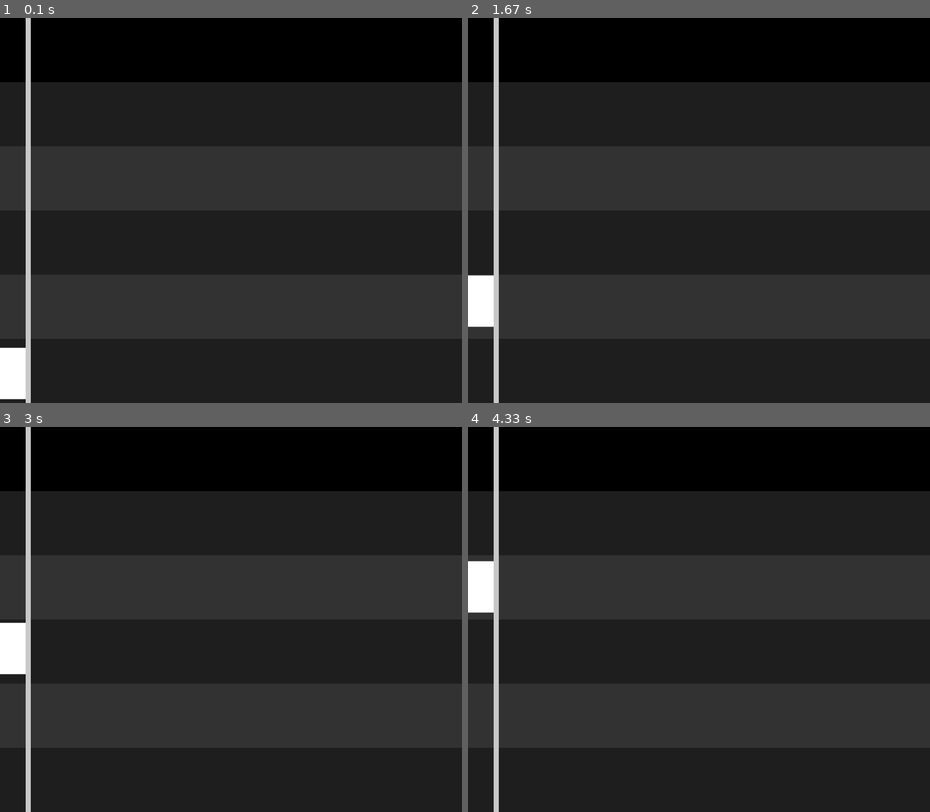
Above: before the commit, frames 1-4 (two rows, left to right).
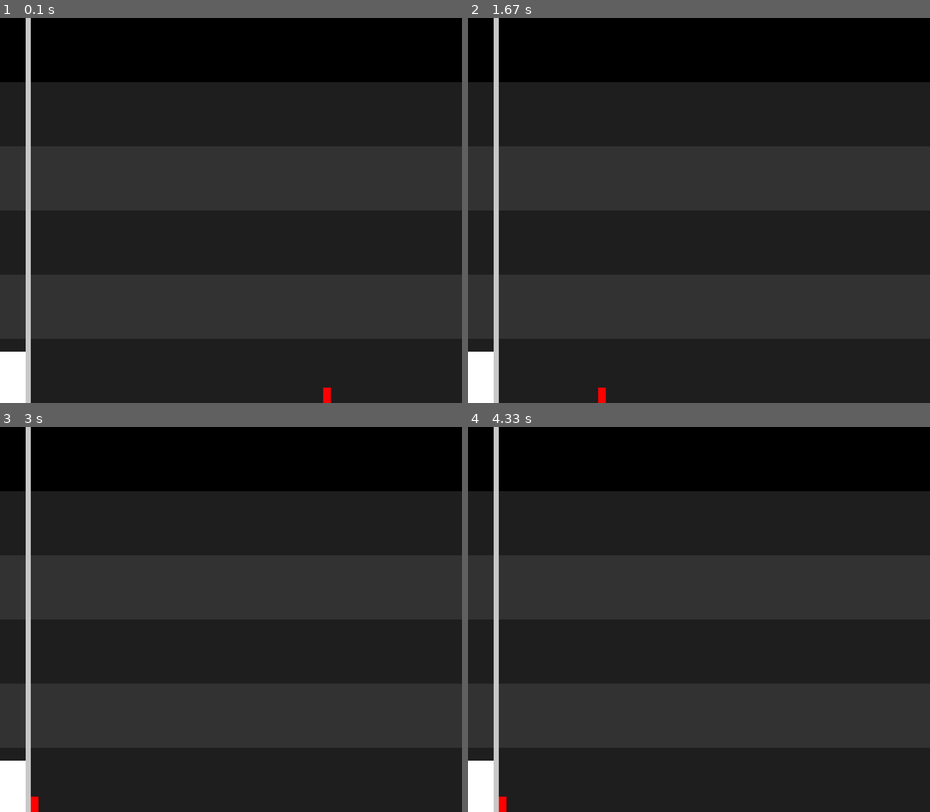
Above: after the commit, the same moments.

Repository: niklasdhein/EiP-Praktium-Aufzugssimulation
Game: pygame game, started from simulation.py
Two runs of this game, one before a commit and one after it. Both use one fixed random seed, a clock stepped at 60 frames per second and the inputs below.
Inputs:
- Up to frame 1 (0.1 s): no input
- Up to frame 2 (1.67 s): no input
- Up to frame 3 (3 s): no input
- Up to frame 4 (4.33 s): no input

The runs differ from the first frame. In frame 1, 0.2% of the frame differs, in the area x 0-72%, y 85-100%; in frame 2, 1.6%, in the area x 0-30%, y 66-100%; in frame 3, 1.6%; in frame 4, 1.6%.

Commit message:
added level support

Diff:
--- a/building.py
+++ b/building.py
@@ -1,26 +1,24 @@
 import pygame
 
+from level import Level
+
 class Building:
-    level_height = 250
-    def __init__(self, levels: int, bottom_y: int, width: int) -> None:
+    def __init__(self, level_count: int, bottom_y: int, width: int) -> None:
         self.width = width          # width of building
-        self.levels = levels        # amount of levels the building contains
-        self.height = self.level_height * self.levels   # building height in px
         self.bottom_y = bottom_y    # y-coordinate of the bottom edge
+
+        self.levels = []                    # Reference to the level graphics
+        self.create_levels(level_count)
+        self.level_count = len(self.levels)
 
         self.elevator_controller = None     # reference to the elevator controller the building contains
         self.staircase = None               # reference to the staircase the building contains
 
-        self.graphics = []          # Reference to the level graphics
-
-        self.create_levels()
-
-    def create_levels(self) -> None:
+    def create_levels(self, level_count: int) -> None:
         """
         This function is most likely called on init and creates the
         levels as pygame rects and appends these to the graphics
         array.
         """
-        for i in range(self.levels):
-            self.graphics.append(pygame.Rect(0, self.bottom_y - (i+1)\
-            * self.level_height, self.width, self.level_height))
+        for i in range(level_count):
+            self.levels.append(Level(self, i))
--- a/elevator.py
+++ b/elevator.py
@@ -53,7 +53,7 @@
         self.graphics.y += self.direction * self.speed * dt
 
         self.level = (self.elevator_controller.building.bottom_y - self.graphics.y) //\
-            Building.level_height
+            self.elevator_controller.building.levels[0].height
 
         # check if it has arrived
         if self.direction == -1 and self.graphics.y <= self.target_y\
@@ -80,8 +80,10 @@
         """
         building = self.elevator_controller.building
 
+        print("target level: " + str(target_level))
+
         # calculate target y position
-        target_y = building.bottom_y - target_level * building.level_height - self.height
+        target_y = building.levels[target_level].graphics.y + building.levels[target_level].height - self.height
 
         # return if elevator is already at exactly this positon
         if target_y == self.graphics.y: return
--- a/elevator_controller.py
+++ b/elevator_controller.py
@@ -12,14 +12,14 @@
         self.create_random_elevators()  # fills self.elevators
 
         self.call_buttons = {}
-        for i in range(self.building.levels):
+        for i in range(self.building.level_count):
             self.call_buttons[i] = {
                 "up": False,
                 "down": False
                 }
 
-        # hardcode
-        self.call_buttons[4]["up"] = True
+    def call_elevator(self, to_level: int) -> None:
+        self.call_buttons[to_level]["up"] = True
 
     def update_elevators(self, dt: float) -> None:
         """
@@ -51,15 +51,12 @@
         for i in range(random.randint(1, 1)):
             # instantiate the elevator
             random_elevator = Elevator(elevator_controller=self, capacity=random.randint(300, 2500), speed=200)
-            random_elevator.level = random.randint(0, self.building.levels-1)
+            random_elevator.level = random.randint(0, self.building.level_count-1)
 
             # instantiate the pygame part
-            random_elevator.graphics = pygame.Rect(offset_x, self.building.bottom_y - Building.level_height\
+            random_elevator.graphics = pygame.Rect(offset_x, self.building.bottom_y - self.building.levels[0].height\
                 * random_elevator.level - Elevator.height, random_elevator.width, Elevator.height)
             offset_x += random_elevator.width + margin_x
-
-            # give it a random target level
-            random_elevator.set_target(target_level=random.randint(0, self.building.levels-1))
 
             self.elevators.append(random_elevator)
 
--- /dev/null
+++ b/level.py
@@ -0,0 +1,12 @@
+import pygame
+
+class Level:
+    height = 250
+    def __init__(self, building: Building, level: int) -> None:
+        self.building = building    # building the level belongs to
+        self.level = level          # level of the level
+
+        self.passengers = None      # list of passengers in the level
+
+        self.graphics = pygame.Rect(0, self.building.bottom_y - (self.level+1) * self.height,\
+            self.building.width, self.height)
--- a/passenger.py
+++ b/passenger.py
@@ -1,22 +1,59 @@
 import pygame
+import random
 
 class Passenger:
-    #states
-    waiting = "waiting"
-    annoyed = "annoyed"
-    in_elevator = "in_elevator"
-    using_staircase = "using_staircase"
-    walking = "walking"
-    target_reached = "target_reached"
+    def __init__(self, building: Building, target_level: int=0, weight: int=80 , patience: int=0) -> None:
+        self.building = building
+        self.travel_target_level = target_level    # level the passenger wants to travel to
+        self.current_level = random.randint(0, self.building.level_count-1)
 
-    def __init__(self, weight: int, target_level: int, patience: int) -> None:
-        self.weight = weight                               # weight in kg
-        self.target_level = target_level                   # level the passenger wants to travel to
-        self.deadline = pygame.time.get_ticks() + patience # time between creation and annoyance
-        self.state = self.waiting                          # current state
+        self.walk_target_x = building.elevator_controller.get_total_elevators_width() + 20
+        self.walk_speed = 500
+        self.walk_direction = -1
+
+        self.states = {
+            "waiting": False,
+            "elevator_called": False,
+            "annoyed": False,
+            "in_elevator": False,
+            "using_staircase": False,
+            "walking": True,
+            "travel_target_level_reached": False
+        }
+
+        # self.weight = weight                      # weight in kg
+        # self.deadline = pygame.time.get_ticks() + patience # time between creation and annoyance
+        # self.state = self.waiting                          # current state
+
+        # visuals
+        self.graphics = pygame.Rect(random.randint(self.building.width // 2, self.building.width * 2), self.building.bottom_y - \
+            self.current_level * self.building.levels[0].height - 60, 30, 60)
+
+    def move_to_target_x(self, dt: float) -> None:
+        self.graphics.x += self.walk_direction * self.walk_speed * dt
+
+        # target reached
+        if self.walk_direction == -1 and self.graphics.x <= self.walk_target_x:
+            self.graphics.x = self.walk_target_x
+            self.walk_direction = 0
+            self.walk_target_x = None
+
+            self.states["walking"] = False
+            self.states["waiting"] = True
+
 
     #check state
-    def update(self) -> None:
+    def update(self, dt: float) -> None:
+        # walk to the elevator
+        if self.states["walking"]:
+            self.move_to_target_x(dt=dt)
+
+        # call elevator
+        elif self.states["waiting"] and not self.states["elevator_called"]:
+            self.states["elevator_called"] = True
+            self.building.elevator_controller.call_elevator(to_level=self.current_level)
+
+        """
         if self.state == self.waiting:
             time = pygame.time.get_ticks()
             if time >= self.deadline:
@@ -37,3 +74,4 @@
 
         elif self.state == self.target_reached:
             pass
+        """
--- a/simulation.py
+++ b/simulation.py
@@ -25,13 +25,19 @@
 # == pre sim stuff ==
 
 # create the building to simulate
-building = Building(levels=5, bottom_y=height, width=width)
+building = Building(level_count=5, bottom_y=height, width=width)
 
 # create elevator controller
 elevator_controller = ElevatorController(building=building)
+building.elevator_controller = elevator_controller
 
 # create a line seperating elevators and rest
 seperator_line_rect = pygame.Rect(elevator_controller.get_total_elevators_width(), 0, 20, height)
+
+# create a test passenger
+test_passengers = []
+for i in range(1):
+    test_passengers.append(Passenger(building=building))
 
 # === game loop ===
 
@@ -50,13 +56,15 @@
     # === calculations ===
 
     elevator_controller.update_elevators(dt=dt)
+    for passenger in test_passengers:
+        passenger.update(dt=dt)
 
 
     # === draw ===
 
     # draw each level
-    for i in range(len(building.graphics)):
-        pygame.draw.rect(screen, (30, 30, 30) if i % 2 == 0 else (50, 50, 50), building.graphics[i])
+    for i in range(len(building.levels)):
+        pygame.draw.rect(screen, (30, 30, 30) if i % 2 == 0 else (50, 50, 50), building.levels[i].graphics)
 
     # draw the elevators
     for e in elevator_controller.elevators:
@@ -65,6 +73,10 @@
     # draw a line seperating elevators and rest of level
     pygame.draw.rect(screen, (200, 200, 200), seperator_line_rect)
 
-    # draw the window
+    # draw passenger
+    for passenger in test_passengers:
+        pygame.draw.rect(screen, (255, 0, 0), passenger.graphics)
+
+    # draw onto window
     pygame.display.flip()
 pygame.quit()
